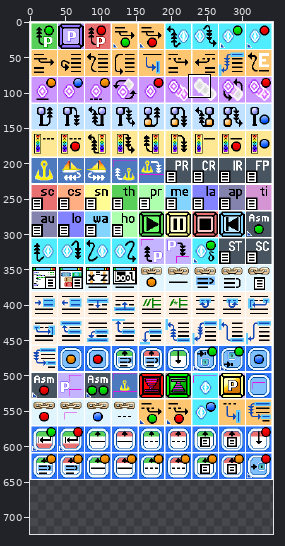
One commit to this sprite sheet: vvm/core/vdebug/graphics/vdebug_icons.png. Above, an overview of the earlier version with the close-up marked.
Close-up. Before the commit:
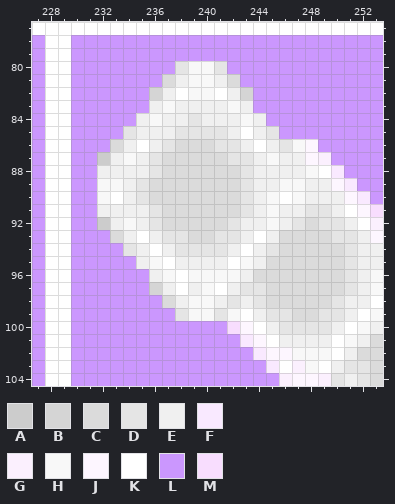
The file is 344x648 pixels. Colours within 5 levels of each other are drawn and written as one. Shown: x 227..253, y 77..104. The old version is drawn lined up with the new one, on the new canvas. The commit also changed other parts of the picture, which this record leaves out.
Palette (. is transparent): A #cccccc  B #d5d5d5  C #dbdbdb  D #e5e5e5  E #f0f0f0  F #f9e9ff  G #fbf0fe  H #f8f8f8  J #fdf6ff  K #ffffff  L #cb97fe  M #f8ddfe
Pixels before, first column x 227:
 77 KKKKKKKKKKKKKKKKKKKKKKKKKKK
 78 LKKLLLLLLLLLLLLLLLLLLLLLLLL
 79 LKKLLLLLLLLLLLLLLLLLLLLLLLL
 80 LKKLLLLLLLLDHHDLLLLLLLLLLLL
 81 LKKLLLLLLLCEHHECLLLLLLLLLLL
 82 LKKLLLLLLBEKHHKEBLLLLLLLLLL
 83 LKKLLLLLLEHEEEEHELLLLLLLLLL
 84 LKKLLLLLEHEEDEEEHELLLLLLLLL
 85 LKKLLLLDEEEDDDDEKEDLLLLLLLL
 86 LKKLLLCEKEDCCCDDEKEDHJLLLLL
 87 LKKLLAEHEDCCCCCDDEHEEJGLLLL
 88 LKKLLEEEEDCCCCCCDEEEEHKFLLL
 89 LKKLLHHEDCCCCCCCDEEHHEEJFLL
 90 LKKLLHKEDCCCCCCCDEHKHEEEJFL
 91 LKKLLEEEEDCCCCCCDEHEEDDEKJM
 92 LKKLLAEHEDCCCCCDEEHEDCDDEKG
 93 LKKLLLCEKEDDCCDDEKECCCCDDEJ
 94 LKKLLLLDEKEDDDDEKEDCCCCCDEE
 95 LKKLLLLLEHKEEEEKHECCCCCCDEE
 96 LKKLLLLLLEHKHHHHECCCCCCCDEH
 97 LKKLLLLLLBEKEHKEDDCCCCCCDEH
 98 LKKLLLLLLLCEHHEDEDCCCCCDEEK
 99 LKKLLLLLLLLDHHDHKEDDCCDDEKH
100 LKKLLLLLLLLLLLLMJKEDDDDEKHE
101 LKKLLLLLLLLLLLLLFJKEEEEKHEC
102 LKKLLLLLLLLLLLLLLFJJHHHKECC
103 LKKLLLLLLLLLLLLLLLFKGHKEDDC
104 LKKLLLLLLLLLLLLLLLLGJJGDEDC
The same view after the edit:
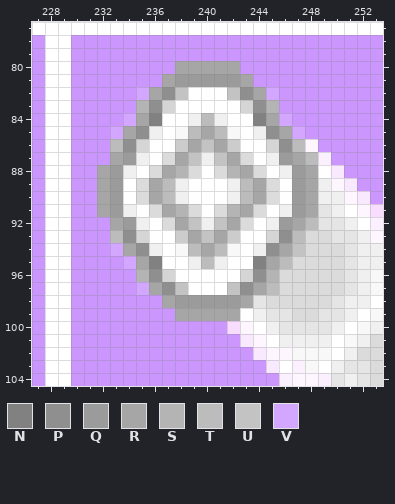
Colours new in this view: N #818181  P #8f8f8f  Q #9b9b9b  R #a6a6a6  S #b4b4b4  T #bcbcbc  U #c3c3c3  V #d3a6ff
The exact change:
canvas 344x648 -> 344x724
Changed rows in their new state; - is an unchanged pixel.
first column x 232:
 80 ------RRRRR------
 81 -----RQQQQQR-----
 82 ---VRPUKK-UPRV---
 83 ---SPBKKKKKBPS---
 84 --VRNKKET-KKNRV--
 85 -VRP-KHTRTH--PRV-
 86 -TPBKKARURAK-BPT-
 87 LRQ-K-RUEURCKEQRT
 88 RQ-KCRS-K-SRCK-QR
 89 RQKCRTEKKKETRCKQR
 90 RQKCRTEKKKETRC-QR
 91 RQ-KCRS-K-SRCK-QR
 92 LRQ-K-RUEURCKEQRT
 93 -TPBKKARURAK-BPT-
 94 -VRPEKHTRTH--PRU-
 95 --VRN-K-T--KNRT--
 96 ---SPB-KKKKBPS---
 97 ---VRPUKK-UPRT---
 98 -----RQQQQQR-----
 99 ------RRRRR------
Pixel boxes of the changes (left, top, right, bottom) in both close-ups:
changed: (97, 61, 318, 321)
